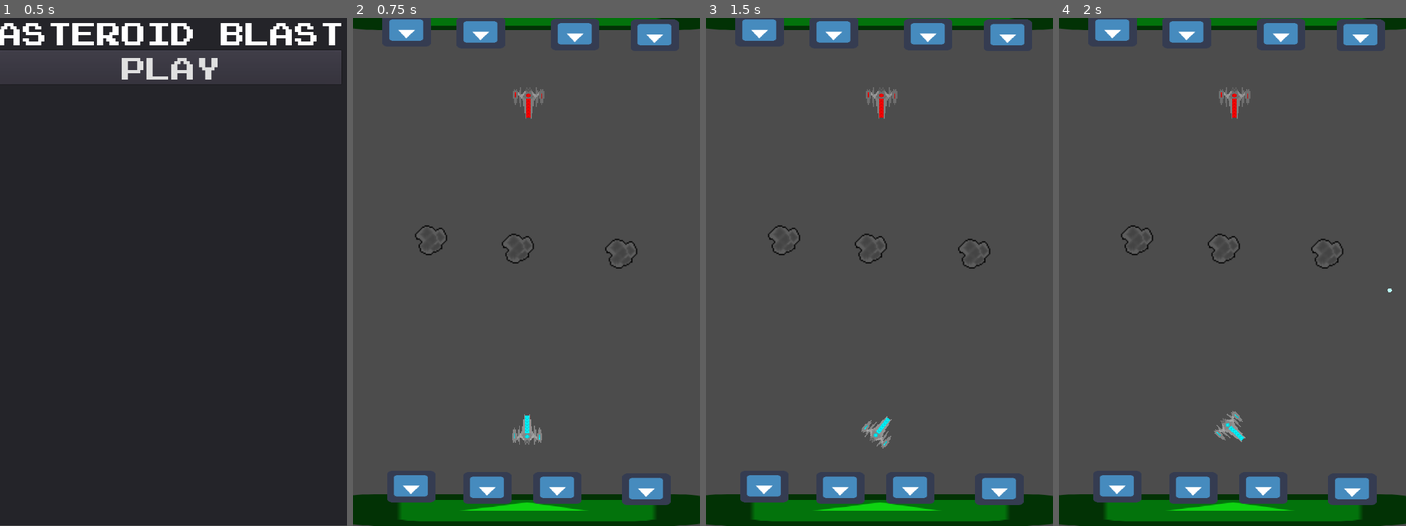
Above: before the commit, frames 1-4 (left to right).
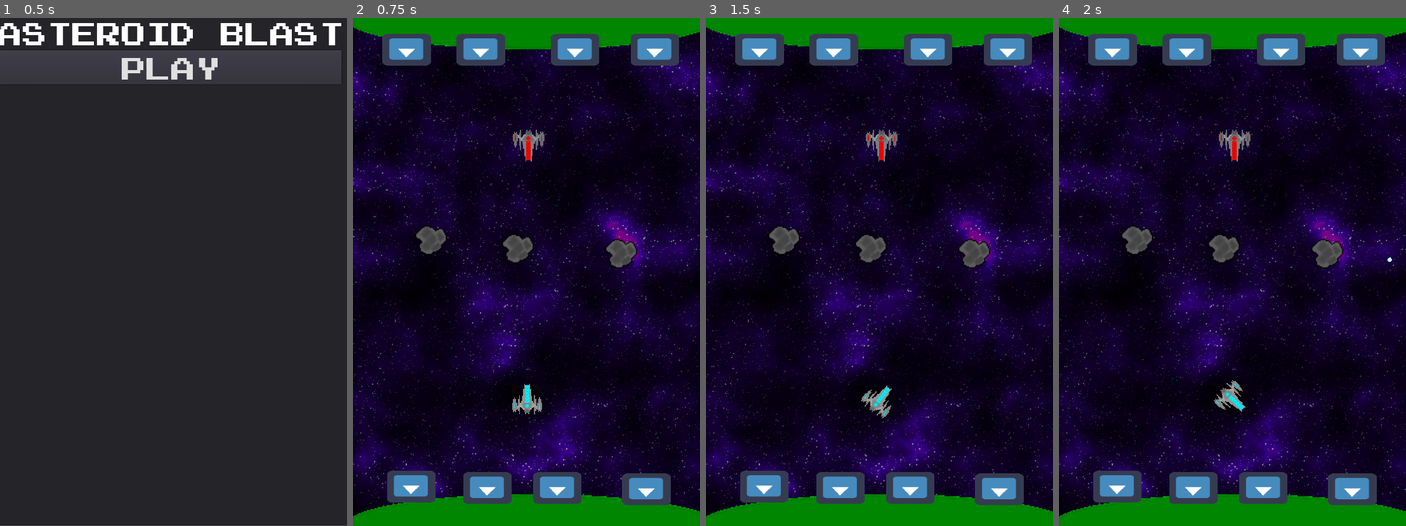
Above: after the commit, the same moments.

Repository: DaVinci789/asteroidblast
Game: Godot game, scene res://MainMenu.tscn
The game is run twice, just before and just after one commit, with the same random seed, the same clock (stepped at 60 frames per second) and the same inputs. Before the commit the project starts from res://mainMenu.tscn. The engine's default icon, where the game draws it, is replaced by a stand-in: a white triangle on a blue panel in a dark square.
Inputs:
- Up to frame 1 (0.5 s): no input
- Up to frame 2 (0.75 s): click "Play" at 0.5 s
- Up to frame 3 (1.5 s): tap Enter at 1.25 s; hold Right (ui_right) from 1.28 s (still down)
- Up to frame 4 (2 s): keep holding Right (ui_right); tap Space (ui_select) at 1.52 s

Frame 1 is identical in both runs. In frame 2, 91% of the frame differs, in the area x 0-100%, y 0-100%; in frame 3, 91%; in frame 4, 91%.

Commit message:
Made the game pretty

Diff:
--- /dev/null
+++ b/MainMenu.tscn
@@ -0,0 +1,117 @@
+[gd_scene load_steps=4 format=2]
+
+[ext_resource path="res://emulogic.ttf" type="DynamicFontData" id=1]
+[ext_resource path="res://Button.gd" type="Script" id=2]
+
+[sub_resource type="DynamicFont" id=1]
+
+size = 50
+use_mipmaps = false
+use_filter = false
+font_data = ExtResource( 1 )
+_sections_unfolded = [ "Extra Spacing", "Font", "Settings" ]
+
+[node name="MarginContainer" type="MarginContainer"]
+
+anchor_left = 0.0
+anchor_top = 0.0
+anchor_right = 1.0
+anchor_bottom = 1.0
+margin_left = -9.0
+margin_top = -1.0
+margin_right = 1.0
+margin_bottom = -1.0
+rect_pivot_offset = Vector2( 0, 0 )
+rect_clip_content = false
+mouse_filter = 0
+mouse_default_cursor_shape = 0
+size_flags_horizontal = 1
+size_flags_vertical = 1
+_sections_unfolded = [ "Anchor", "Margin" ]
+
+[node name="Panel" type="Panel" parent="." index="0"]
+
+anchor_left = 0.0
+anchor_top = 0.0
+anchor_right = 0.0
+anchor_bottom = 0.0
+margin_left = 8.0
+margin_right = 710.0
+margin_bottom = 1024.0
+rect_pivot_offset = Vector2( 0, 0 )
+rect_clip_content = false
+mouse_filter = 0
+mouse_default_cursor_shape = 0
+size_flags_horizontal = 1
+size_flags_vertical = 1
+
+[node name="VBoxContainer" type="VBoxContainer" parent="Panel" index="0"]
+
+anchor_left = 0.0
+anchor_top = 0.0
+anchor_right = 0.0
+anchor_bottom = 0.0
+margin_left = -2.0
+margin_right = 698.0
+margin_bottom = 1024.0
+rect_pivot_offset = Vector2( 0, 0 )
+rect_clip_content = false
+mouse_filter = 1
+mouse_default_cursor_shape = 0
+size_flags_horizontal = 1
+size_flags_vertical = 1
+alignment = 0
+_sections_unfolded = [ "Margin" ]
+
+[node name="Label" type="Label" parent="Panel/VBoxContainer" index="0"]
+
+anchor_left = 0.0
+anchor_top = 0.0
+anchor_right = 0.0
+anchor_bottom = 0.0
+margin_right = 700.0
+margin_bottom = 64.0
+grow_horizontal = 0
+rect_pivot_offset = Vector2( 0, 0 )
+rect_clip_content = false
+mouse_filter = 2
+mouse_default_cursor_shape = 0
+size_flags_horizontal = 1
+size_flags_vertical = 4
+custom_fonts/font = SubResource( 1 )
+text = "Asteroid Blast"
+align = 3
+valign = 1
+percent_visible = 1.0
+lines_skipped = 0
+max_lines_visible = -1
+_sections_unfolded = [ "Anchor", "Grow Direction", "Margin", "custom_fonts" ]
+
+[node name="Button" type="Button" parent="Panel/VBoxContainer" index="1"]
+
+anchor_left = 0.0
+anchor_top = 0.0
+anchor_right = 0.0
+anchor_bottom = 0.0
+margin_top = 68.0
+margin_right = 700.0
+margin_bottom = 138.0
+rect_pivot_offset = Vector2( 0, 0 )
+rect_clip_content = false
+focus_mode = 2
+mouse_filter = 0
+mouse_default_cursor_shape = 0
+size_flags_horizontal = 1
+size_flags_vertical = 1
+custom_fonts/font = SubResource( 1 )
+toggle_mode = false
+enabled_focus_mode = 2
+shortcut = null
+group = null
+text = "Play"
+flat = false
+align = 1
+script = ExtResource( 2 )
+_sections_unfolded = [ "Margin", "custom_fonts" ]
+
+[connection signal="pressed" from="Panel/VBoxContainer/Button" to="Panel/VBoxContainer/Button" method="_on_Button_pressed"]
--- a/planet.tscn
+++ b/planet.tscn
@@ -1,11 +1,12 @@
 [gd_scene load_steps=3 format=2]
 
-[ext_resource path="res://icon.png" type="Texture" id=1]
+[ext_resource path="res://planet.png" type="Texture" id=1]
 
-[sub_resource type="RectangleShape2D" id=1]
+[sub_resource type="CapsuleShape2D" id=1]
 
 custom_solver_bias = 0.0
-extents = Vector2( 32.7338, 32.1464 )
+radius = 29.5305
+height = 656.056
 
 [node name="StaticBody2D" type="StaticBody2D"]
 
@@ -25,4 +26,6 @@
 
 [node name="CollisionShape2D" type="CollisionShape2D" parent="." index="1"]
 
+rotation = 1.5708
 shape = SubResource( 1 )
+_sections_unfolded = [ "Transform" ]
--- a/world.tscn
+++ b/world.tscn
@@ -1,120 +1,130 @@
-[gd_scene load_steps=8 format=2]
+[gd_scene load_steps=9 format=2]
 
 [ext_resource path="res://world.gd" type="Script" id=1]
-[ext_resource path="res://ship.tscn" type="PackedScene" id=2]
-[ext_resource path="res://asteroid.tscn" type="PackedScene" id=3]
-[ext_resource path="res://planet.tscn" type="PackedScene" id=4]
-[ext_resource path="res://wall.tscn" type="PackedScene" id=5]
-[ext_resource path="res://building.tscn" type="PackedScene" id=6]
-[ext_resource path="res://ship2.tscn" type="PackedScene" id=7]
+[ext_resource path="res://Starry Background.png" type="Texture" id=2]
+[ext_resource path="res://ship.tscn" type="PackedScene" id=3]
+[ext_resource path="res://asteroid.tscn" type="PackedScene" id=4]
+[ext_resource path="res://planet.tscn" type="PackedScene" id=5]
+[ext_resource path="res://wall.tscn" type="PackedScene" id=6]
+[ext_resource path="res://building.tscn" type="PackedScene" id=7]
+[ext_resource path="res://ship2.tscn" type="PackedScene" id=8]
 
 [node name="world" type="Node2D" index="0"]
 
 script = ExtResource( 1 )
 _sections_unfolded = [ "Material", "Visibility" ]
 
-[node name="ship" parent="." index="0" instance=ExtResource( 2 )]
+[node name="background" type="Sprite" parent="." index="0"]
 
-position = Vector2( 350, 829.557 )
+position = Vector2( 360, 512 )
+texture = ExtResource( 2 )
+_sections_unfolded = [ "Transform" ]
+
+[node name="ship" parent="." index="1" instance=ExtResource( 3 )]
+
+position = Vector2( 350, 768 )
 rotation = -1.5708
 _sections_unfolded = [ "Collision", "Pickable", "Transform" ]
 lazer_speed = 1000
 
-[node name="asteroid" parent="." index="1" instance=ExtResource( 3 )]
+[node name="asteroid" parent="." index="2" instance=ExtResource( 4 )]
 
 position = Vector2( 158.48, 446.332 )
 
-[node name="asteroid2" parent="." index="2" instance=ExtResource( 3 )]
+[node name="asteroid2" parent="." index="3" instance=ExtResource( 4 )]
 
 position = Vector2( 333.895, 463.188 )
 
-[node name="asteroid3" parent="." index="3" instance=ExtResource( 3 )]
+[node name="asteroid3" parent="." index="4" instance=ExtResource( 4 )]
 
 position = Vector2( 542.807, 473.463 )
 
-[node name="StaticBody2D" parent="." index="4" instance=ExtResource( 4 )]
+[node name="planet2" parent="." index="5" instance=ExtResource( 5 )]
 
-position = Vector2( 353.081, -7.29558 )
-scale = Vector2( 11.4569, 1 )
+position = Vector2( 360, 32 )
+rotation = -3.14159
 collision_layer = 2
 _sections_unfolded = [ "Collision", "Transform", "Visibility" ]
 
-[node name="StaticBody2D2" parent="." index="5" instance=ExtResource( 4 )]
+[node name="planet" parent="." index="6" instance=ExtResource( 5 )]
 
-position = Vector2( 344.628, 991.432 )
-scale = Vector2( 11.4569, 1 )
+position = Vector2( 360, 991 )
 collision_layer = 2
-_sections_unfolded = [ "Collision", "Transform" ]
+_sections_unfolded = [ "Collision", "Material", "Transform", "Visibility" ]
 
-[node name="wall" parent="." index="6" instance=ExtResource( 5 )]
+[node name="wall" parent="." index="7" instance=ExtResource( 6 )]
 
-position = Vector2( 8.12592, 553.908 )
+position = Vector2( 0, 553.908 )
 scale = Vector2( 1, 12.6465 )
 collision_layer = 2
-_sections_unfolded = [ "Collision", "Pickable" ]
+_sections_unfolded = [ "Collision", "Pickable", "Transform", "Z Index" ]
 
-[node name="wall2" parent="." index="7" instance=ExtResource( 5 )]
+[node name="wall2" parent="." index="8" instance=ExtResource( 6 )]
 
-position = Vector2( 700.48, 551.167 )
+position = Vector2( 720, 551.167 )
 scale = Vector2( 1, 12.5637 )
 collision_layer = 2
 _sections_unfolded = [ "Collision", "Transform", "Z Index" ]
 
-[node name="building" parent="." index="8" groups=[
+[node name="building" parent="." index="9" groups=[
 "building_player",
-] instance=ExtResource( 6 )]
+] instance=ExtResource( 7 )]
 
 position = Vector2( 116.403, 944.534 )
 _sections_unfolded = [ "Collision", "Material", "Motion", "Pause", "Pickable", "Transform", "Visibility", "Z Index" ]
 
-[node name="building2" parent="." index="9" groups=[
+[node name="building2" parent="." index="10" groups=[
 "building_player",
-] instance=ExtResource( 6 )]
+] instance=ExtResource( 7 )]
 
 position = Vector2( 270.151, 947.549 )
 
-[node name="building3" parent="." index="10" groups=[
+[node name="building3" parent="." index="11" groups=[
 "building_player",
-] instance=ExtResource( 6 )]
+] instance=ExtResource( 7 )]
 
 position = Vector2( 411.841, 947.549 )
 
-[node name="building4" parent="." index="11" groups=[
+[node name="building4" parent="." index="12" groups=[
 "building_player",
-] instance=ExtResource( 6 )]
+] instance=ExtResource( 7 )]
 
 position = Vector2( 591.614, 950.164 )
 _sections_unfolded = [ "Collision", "Material", "Motion", "Pickable", "Visibility" ]
 
-[node name="Ship 2" parent="." index="12" instance=ExtResource( 7 )]
+[node name="Ship 2" parent="." index="13" instance=ExtResource( 8 )]
 
-position = Vector2( 350, 169.879 )
+position = Vector2( 350, 256 )
 rotation = 1.5708
 _sections_unfolded = [ "Material", "Transform", "Visibility" ]
 
-[node name="building5" parent="." index="13" groups=[
+[node name="building5" parent="." index="14" groups=[
 "buildings_player2",
-] instance=ExtResource( 6 )]
+] instance=ExtResource( 7 )]
 
-position = Vector2( 107.107, 25.9086 )
+position = Vector2( 107.107, 64 )
+_sections_unfolded = [ "Collision", "Motion", "Pickable", "Transform" ]
 
-[node name="building6" parent="." index="14" groups=[
+[node name="building6" parent="." index="15" groups=[
 "buildings_player2",
-] instance=ExtResource( 6 )]
+] instance=ExtResource( 7 )]
 
-position = Vector2( 257.007, 29.6099 )
+position = Vector2( 257.007, 64 )
+_sections_unfolded = [ "Collision", "Motion", "Pickable", "Transform" ]
 
-[node name="building7" parent="." index="15" groups=[
+[node name="building7" parent="." index="16" groups=[
 "buildings_player2",
-] instance=ExtResource( 6 )]
+] instance=ExtResource( 7 )]
 
-position = Vector2( 447.621, 33.3111 )
+position = Vector2( 447.621, 64 )
+_sections_unfolded = [ "Collision", "Motion", "Pickable", "Transform" ]
 
-[node name="building8" parent="." index="16" groups=[
+[node name="building8" parent="." index="17" groups=[
 "buildings_player2",
-] instance=ExtResource( 6 )]
+] instance=ExtResource( 7 )]
 
-position = Vector2( 608.625, 35.1617 )
+position = Vector2( 608.625, 64 )
+_sections_unfolded = [ "Collision", "Motion", "Pickable", "Transform", "Z Index" ]
 
 [connection signal="destroyed" from="building" to="." method="_on_building_destroyed"]
 
Binary file added: Starry Background.png
Not shown, added: Starry Background.png.import
Binary file added: planet.png
Not shown, added: planet.png.import
